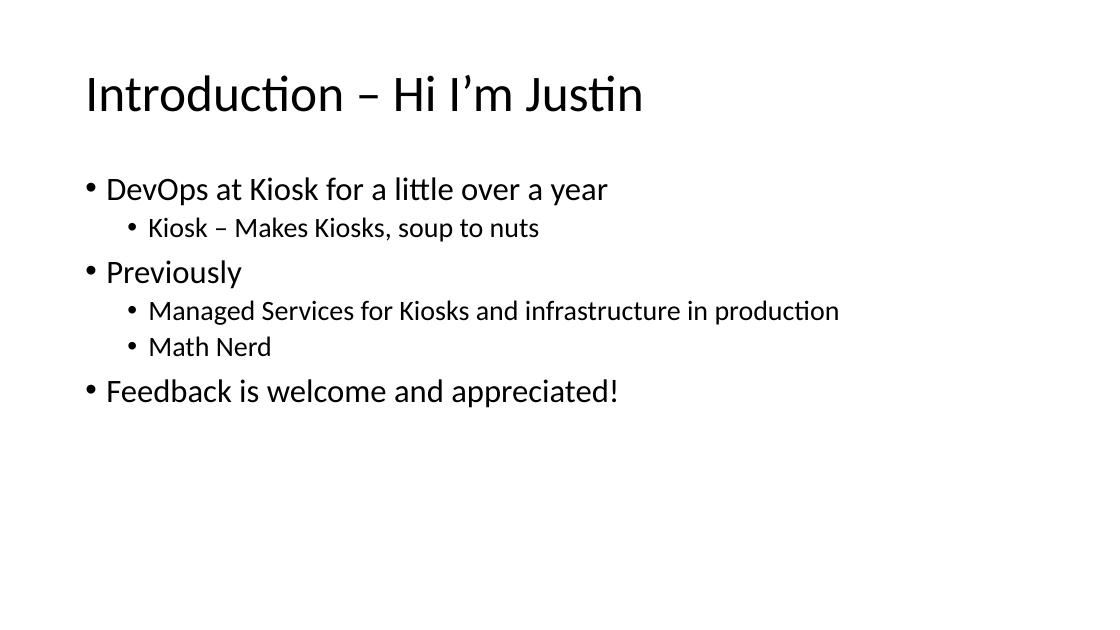
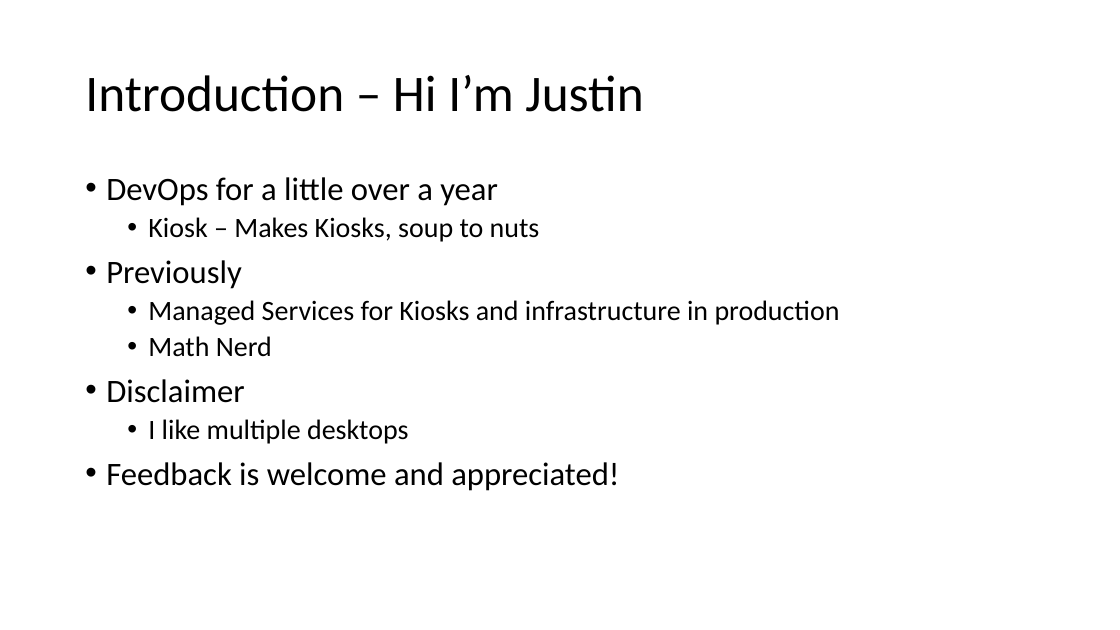
Before and after one commit to jbaacke/CloudFormationAndCARRDSDemo, a slide deck: slide 2 of VSTS and CloudFormation.pptm. Drawn at 1120x630 pixels with LibreOffice and Linux fonts; fonts in the diff are those of the drawing. Boxes give left, top, right and bottom in pixels: in the first picture for what was removed or moved away, otherwise in the second. Text is boxed around its words. In the diff, an @@ line names an element or a change of style, - is before the commit and + after.

```diff
--- a/VSTS and CloudFormation.pptm
+++ b/VSTS and CloudFormation.pptm
@@ text at (x1=106, y1=177, x2=498, y2=206): text changed @@
-• DevOps at Kiosk for a little over a year
+• DevOps for a little over a year
@@ text at (x1=106, y1=379, x2=409, y2=444): paragraphs added @@
+• Disclaimer
+  • I like multiple desktops
```
Also in this commit, not shown: 4 other slides changed.
